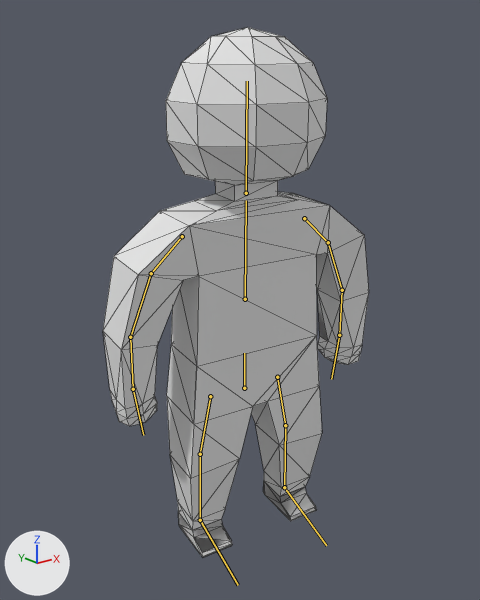
The glTF model assets/models/People/citizen.glb, before and after one commit.
One viewpoint serves both versions: a 50 mm lens placed at (-5.35, -6.43, 6.01), pointed at (-0.06, 0.18, 3.37). Lighting does not change. The marker at lower left points along +X, +Y and +Z. The older version comes first. The bones that bend it are drawn over the model as lines. Mesh edges are drawn as thin lines.

Objects in the first picture: 'Citizen'.
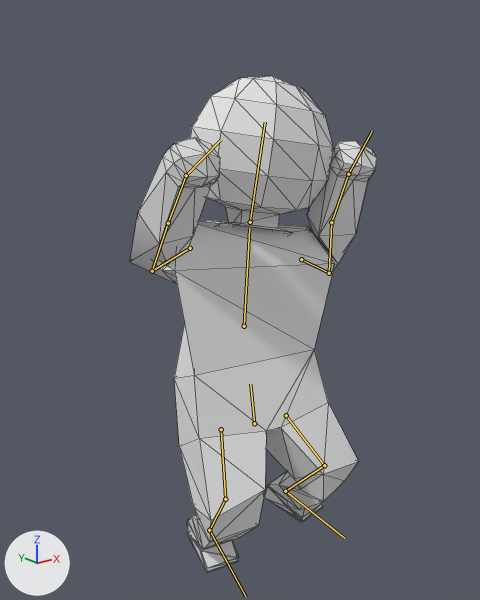
The newer file adds an action. The first version stands in its rest pose; the second is drawn at frame 28 of the action 'scare'.

Location of each change, (x1, y1, x2, y2) in pixels of the pictures (480 x 600 px):
'Citizen', posed (7% narrower, 7% shorter): before (103, 27, 369, 558); after (130, 76, 377, 572)
bone 'Bone.001', root to tip: before (245, 299) to (246, 200); after (244, 326) to (249, 228)
bone 'Bone.002', root to tip: before (246, 193) to (247, 81); after (250, 222) to (265, 122)
bone 'Bone.003.L', root to tip: before (304, 218) to (328, 242); after (301, 259) to (329, 273)
bone 'Bone.004.L', root to tip: before (328, 242) to (342, 290); after (329, 273) to (331, 222)
bone 'Bone.005.L', root to tip: before (342, 290) to (339, 335); after (331, 222) to (348, 174)
bone 'Bone.006.L', root to tip: before (339, 335) to (331, 379); after (348, 174) to (372, 131)
bone 'Bone.003.R', root to tip: before (182, 236) to (151, 273); after (190, 248) to (152, 271)
bone 'Bone.004.R', root to tip: before (151, 273) to (130, 337); after (152, 271) to (168, 223)
bone 'Bone.005.R', root to tip: before (130, 337) to (133, 389); after (168, 223) to (186, 175)
bone 'Bone.006.R', root to tip: before (133, 389) to (143, 435); after (186, 175) to (221, 139)
bone 'Bone.007.L', root to tip: before (277, 377) to (285, 425); after (286, 415) to (324, 465)
bone 'Bone.008.L', root to tip: before (285, 425) to (284, 487); after (324, 465) to (285, 491)
bone 'Bone.009.L', root to tip: before (284, 487) to (326, 545); after (285, 491) to (344, 538)
bone 'Bone.007.R', root to tip: before (210, 396) to (200, 454); after (221, 429) to (225, 499)
bone 'Bone.008.R', root to tip: before (200, 454) to (200, 520); after (225, 499) to (209, 530)
bone 'Bone.009.R', root to tip: before (200, 520) to (238, 585); after (209, 530) to (246, 597)

The change in detail:
Object 'Armature' (bone_rig_object) moves from (0.11, 0.31, -0.09) to (-0.39, -0.92, -0.3).
Object 'Armature' (bone_rig_object) turns from (-2, -4, 82) to (7, 19, 88) degrees about its own x, y and z.
Bone 'Bone.001' (bone_bone_001) turns from (0, 0, 0) to (6, -3, 7) degrees about its own x, y and z.
Bone 'Bone.002' (bone_bone_002) turns from (0, 0, 0) to (-3, 1, 15) degrees about its own x, y and z.
Bone 'Bone.003.L' (bone_bone_003_l) turns from (0, 0, 0) to (-39, -43, 26) degrees about its own x, y and z.
Bone 'Bone.004.L' (bone_bone_004_l) turns from (0, 0, 0) to (5, 11, 129) degrees about its own x, y and z.
Bone 'Bone.005.L' (bone_bone_005_l) turns from (0, 0, 0) to (-28, -3, -18) degrees about its own x, y and z.
Bone 'Bone.006.L' (bone_bone_006_l) turns from (0, 0, 0) to (16, -2, 1) degrees about its own x, y and z.
Bone 'Bone.003.R' (bone_bone_003_r) turns from (0, 0, 0) to (6, 40, -28) degrees about its own x, y and z.
Bone 'Bone.004.R' (bone_bone_004_r) turns from (0, 0, 0) to (-7, -9, 137) degrees about its own x, y and z.
Bone 'Bone.005.R' (bone_bone_005_r) turns from (0, 0, 0) to (21, -8, 0) degrees about its own x, y and z.
Bone 'Bone.006.R' (bone_bone_006_r) turns from (0, 0, 0) to (-12, 2, 4) degrees about its own x, y and z.
Bone 'Bone.007.L' (bone_bone_007_l) turns from (0, 0, 0) to (-16, -6, 18) degrees about its own x, y and z.
Bone 'Bone.008.L' (bone_bone_008_l) turns from (0, 0, 0) to (-1, -1, -81) degrees about its own x, y and z.
Bone 'Bone.009.L' (bone_bone_009_l) turns from (0, 0, 0) to (1, -5, 43) degrees about its own x, y and z.
Bone 'Bone.007.R' (bone_bone_007_r) turns from (0, 0, 0) to (0, 12, 13) degrees about its own x, y and z.
Bone 'Bone.008.R' (bone_bone_008_r) turns from (0, 0, 0) to (-4, -1, -72) degrees about its own x, y and z.
Bone 'Bone.009.R' (bone_bone_009_r) turns from (0, 0, 0) to (19, 1, -31) degrees about its own x, y and z.
